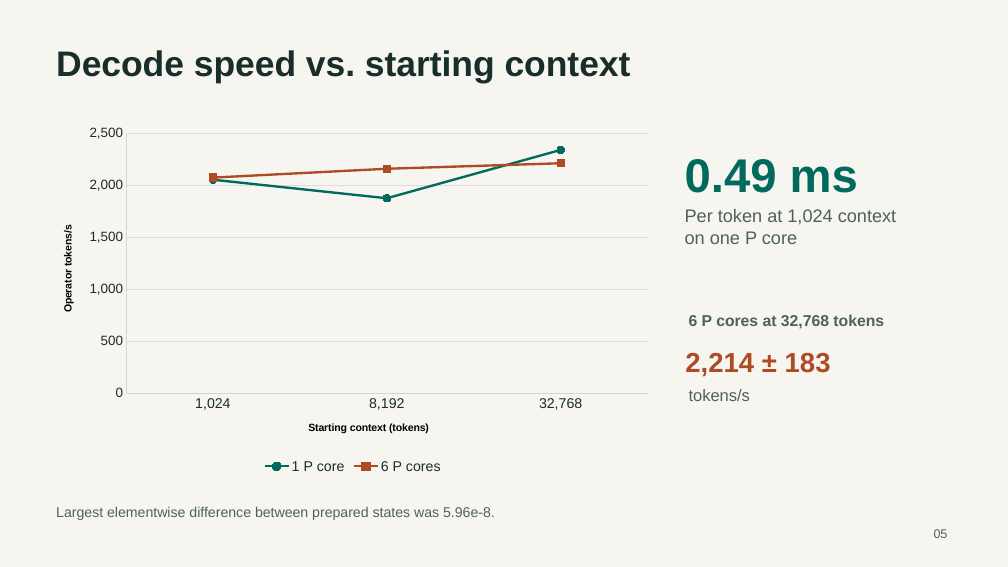
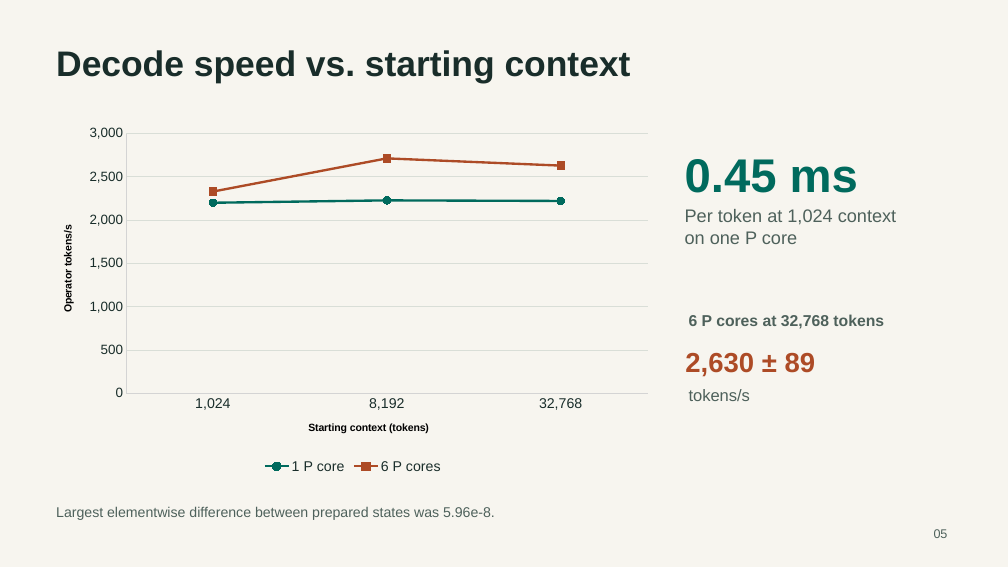
Before and after one commit to secureswim/cpu-inference-gdn, a slide deck: slide 5 of output/Project_1_Presentation.pptx. Drawn at 1008x567 pixels with LibreOffice and Linux fonts; fonts in the diff are those of the drawing. Boxes give left, top, right and bottom in pixels: in the first picture for what was removed or moved away, otherwise in the second. Text is boxed around its words. In the diff, an @@ line names an element or a change of style, - is before the commit and + after.

```diff
--- a/output/Project_1_Presentation.pptx
+++ b/output/Project_1_Presentation.pptx
@@ line chart at box(45, 119, 659, 477) @@
@@ 1 P core, 1,024: 2060 to 2200 @@
@@ 1 P core, 8,192: 1880 to 2230 @@
@@ 1 P core, 32,768: 2340 to 2220 @@
@@ 6 P cores, 1,024: 2080 to 2330 @@
@@ 6 P cores, 8,192: 2160 to 2710 @@
@@ 6 P cores, 32,768: 2210 to 2630 @@
@@ text at box(685, 159, 858, 193): text changed @@
-0.49 ms
+0.45 ms
@@ text at box(685, 353, 816, 377): text changed @@
-2,214 ± 183
+2,630 ± 89
```
Also in this commit, not shown: 4 other slides changed, 9 other files.
